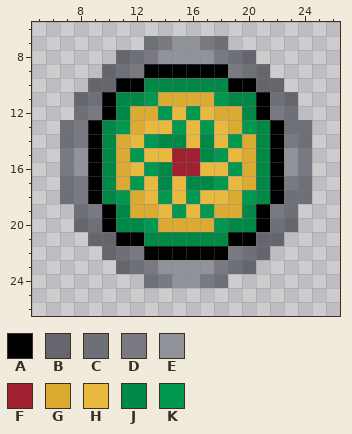
A pixel-art sprite gets an edit: assets/minecraft/textures/shield/zamotz_shield.png. Above, as it was before the edit.
The file is 32x32 pixels. Colours within 5 levels of each other are drawn and written as one. Shown: x 5..26, y 6..26.
Palette (. is transparent): A #000000  B #65666d  C #6e7077  D #787981  E #91939b  F #a02030  G #dbab31  H #e9b93f  J #008846  K #00994f
Pixels before, first column x 7:
 7 ......CDEEDC......
 8 ....BCDEEEEDCB....
 9 ...BCDAAAAAADCB...
10 ..BBAAJJJJJJAABB..
11 .BCAJJKGGGGKJJACB.
12 .CDAJGGKHKHGGJADC.
13 CDAJKGHHKHKHGKJACC
14 CDAJGHKJJHJHKGJADC
15 DEAJGKHHFFJKHGJAED
16 DEAJGHKJFFHHKGJAED
17 CDAJGKHJHJJKHGJADC
18 CDAJKGHKHKHHGKJACC
19 .CDAJGGHKHKGGJADC.
20 .BCAJJKGGGGKJJACB.
21 ..BBAAJJJJJJAABB..
22 ...BCDAAAAAADCB...
23 ....BCDEEEEDCB....
24 ......CDEEDC......
And afterwards:
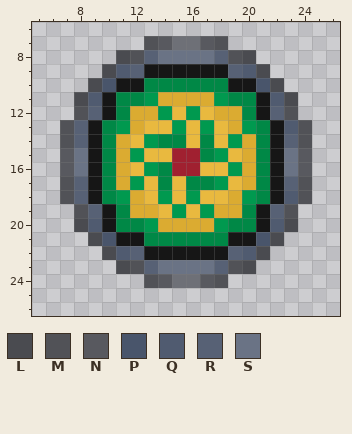
Colours new in this view: L #4a4b50  M #515257  N #58595f  P #49556b  Q #505b70  R #576175  S #6a7385
Difference:
colour A: #000000 -> #161616
Changed rows in their new state; - is a pixel that keeps its letter.
first column x 7:
 7 ------MNCCNM------
 8 ----LMRSSSSRML----
 9 ---LQR------RQL---
10 --LP----------PL--
11 -LQ------------QL-
12 -MR------------RM-
13 MR--------------QM
14 MR--------------RM
15 NS--------------SN
16 NS--------------SN
17 MR--------------RM
18 MR--------------QM
19 -MR------------RM-
20 -LQ------------QL-
21 --LP----------PL--
22 ---LQR------RQL---
23 ----LMRSSSSRML----
24 ------MNCCNM------
Pixel boxes of the changes (left, top, right, bottom) in both pictures:
changed: (60, 36, 312, 288)
